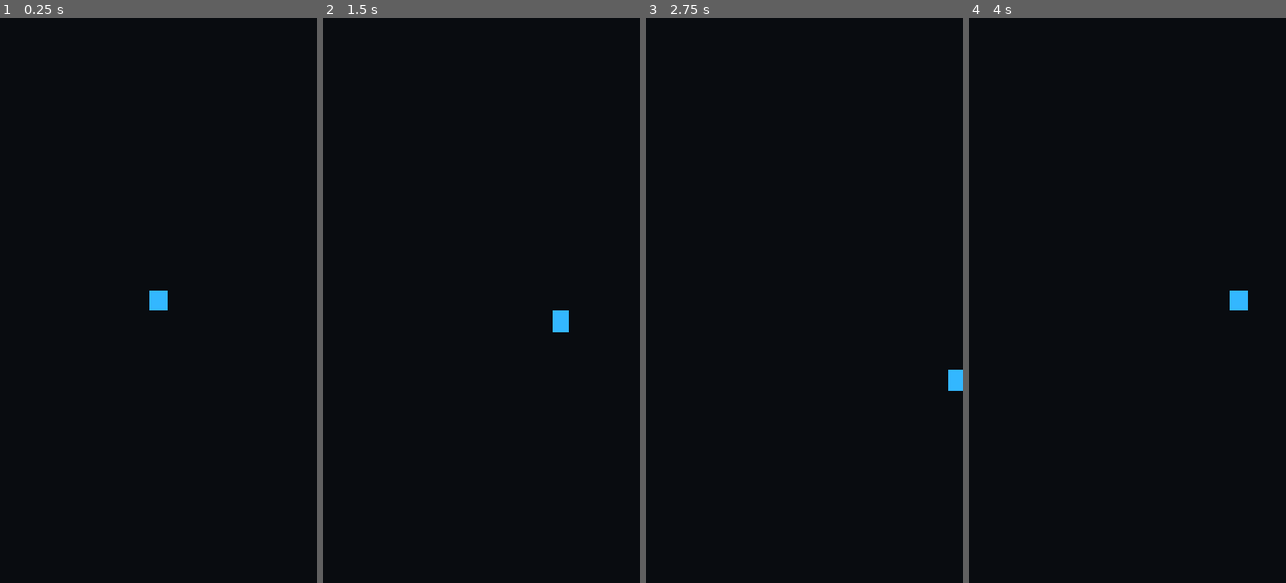
Above: before the commit, frames 1-4 (left to right).
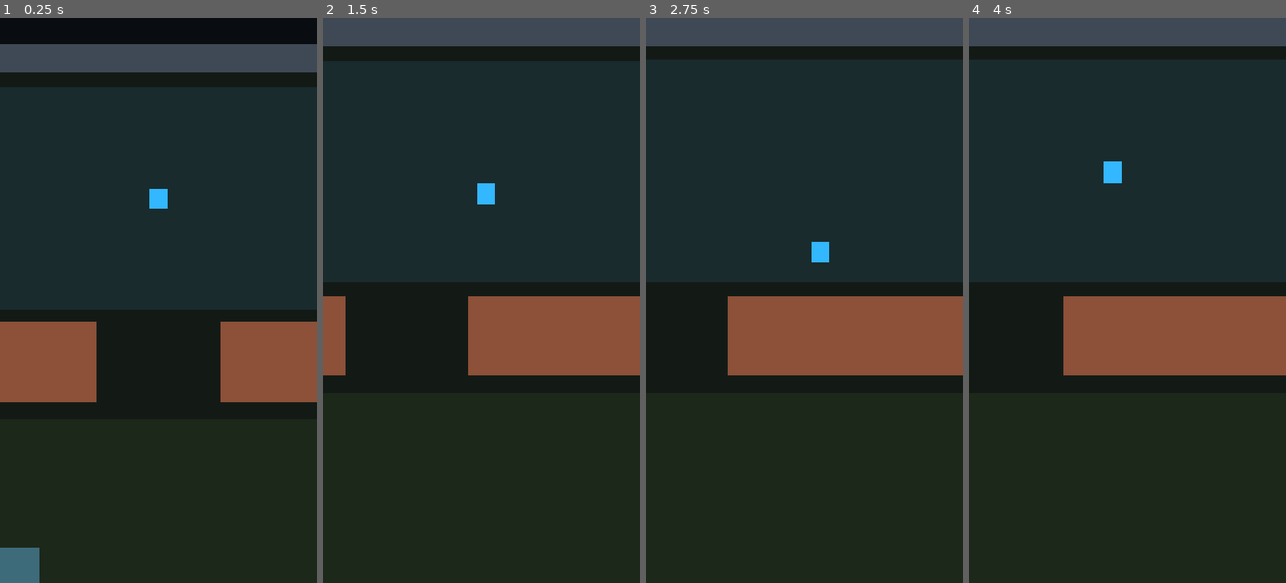
Above: after the commit, the same moments.

Repository: jaakko0/ARPG-game
Game: Godot game, scene res://scenes/main.tscn
Same seed, same stepped clock (60 frames per second), same inputs: the game is played once before the commit and once after it.
Inputs:
- Up to frame 1 (0.25 s): no input
- Up to frame 2 (1.5 s): hold D (move_right) 0.53-1.28 s; hold S (move_down) from 1.28 s (still down)
- Up to frame 3 (2.75 s): release S (move_down) at 2.03 s; hold D (move_right) from 2.03 s (still down)
- Up to frame 4 (4 s): release D (move_right) at 2.78 s; hold W (move_up) 2.78-3.53 s; hold A (move_left) from 3.53 s (still down)

The runs differ from the first frame. In frame 1, 82% of the frame differs, in the area x 0-100%, y 4-100%; in frame 2, 86%; in frame 3, 89%, in the area x 0-100%, y 0-100%; in frame 4, 88%.

Commit message:
Add test world and player camera

Diff:
--- a/project.godot
+++ b/project.godot
@@ -1,9 +1,10 @@
 ; Engine configuration file.
-; Edit this file through the Godot editor when possible.
+; It's best edited using the editor UI and not directly,
+; since the parameters that go here are not all obvious.
 ;
 ; Format:
-;   [section]
-;   parameter=value
+;   [section] ; section goes between []
+;   param=value ; assign values to parameters
 
 config_version=5
 
@@ -11,6 +12,7 @@
 
 config/name="Project Shattered World"
 run/main_scene="res://scenes/main.tscn"
+config/features=PackedStringArray("4.7")
 
 [display]
 
--- a/scenes/main.tscn
+++ b/scenes/main.tscn
@@ -1,8 +1,11 @@
-[gd_scene load_steps=2 format=3]
+[gd_scene load_steps=3 format=3]
 
-[ext_resource type="PackedScene" path="res://scenes/player.tscn" id="1_player"]
+[ext_resource type="PackedScene" path="res://scenes/test_world.tscn" id="1_test_world"]
+[ext_resource type="PackedScene" path="res://scenes/player.tscn" id="2_player"]
 
 [node name="Main" type="Node2D"]
 
-[node name="Player" parent="." instance=ExtResource("1_player")]
-position = Vector2(360, 640)
+[node name="TestWorld" parent="." instance=ExtResource("1_test_world")]
+
+[node name="Player" parent="." instance=ExtResource("2_player")]
+position = Vector2(900, 350)
--- a/scenes/player.tscn
+++ b/scenes/player.tscn
@@ -14,3 +14,13 @@
 
 [node name="CollisionShape2D" type="CollisionShape2D" parent="."]
 shape = SubResource("RectangleShape2D_player")
+
+[node name="Camera2D" type="Camera2D" parent="."]
+enabled = true
+position_smoothing_enabled = true
+position_smoothing_speed = 6.0
+limit_left = 0
+limit_top = 0
+limit_right = 1800
+limit_bottom = 3000
+limit_smoothed = true
--- /dev/null
+++ b/scenes/test_world.tscn
@@ -0,0 +1,144 @@
+[gd_scene load_steps=7 format=3]
+
+[sub_resource type="RectangleShape2D" id="RectangleShape2D_boundary_horizontal"]
+size = Vector2(1800, 64)
+
+[sub_resource type="RectangleShape2D" id="RectangleShape2D_boundary_vertical"]
+size = Vector2(64, 3000)
+
+[sub_resource type="RectangleShape2D" id="RectangleShape2D_passage_wall"]
+size = Vector2(696, 180)
+
+[sub_resource type="RectangleShape2D" id="RectangleShape2D_square_obstacle"]
+size = Vector2(220, 220)
+
+[sub_resource type="RectangleShape2D" id="RectangleShape2D_wide_obstacle"]
+size = Vector2(500, 180)
+
+[sub_resource type="RectangleShape2D" id="RectangleShape2D_tall_obstacle"]
+size = Vector2(300, 600)
+
+[node name="TestWorld" type="Node2D"]
+
+[node name="Background" type="Polygon2D" parent="."]
+z_index = -10
+polygon = PackedVector2Array(0, 0, 1800, 0, 1800, 3000, 0, 3000)
+color = Color(0.075, 0.105, 0.09, 1)
+
+[node name="NorthernArea" type="Polygon2D" parent="."]
+z_index = -9
+polygon = PackedVector2Array(96, 96, 1704, 96, 1704, 600, 96, 600)
+color = Color(0.1, 0.17, 0.18, 1)
+
+[node name="OpenArea" type="Polygon2D" parent="."]
+z_index = -9
+polygon = PackedVector2Array(96, 850, 1704, 850, 1704, 2050, 96, 2050)
+color = Color(0.11, 0.16, 0.1, 1)
+
+[node name="SouthernArea" type="Polygon2D" parent="."]
+z_index = -9
+polygon = PackedVector2Array(96, 2100, 1704, 2100, 1704, 2904, 96, 2904)
+color = Color(0.16, 0.11, 0.1, 1)
+
+[node name="WorldBoundaries" type="StaticBody2D" parent="."]
+
+[node name="TopWall" type="Polygon2D" parent="WorldBoundaries"]
+position = Vector2(900, 32)
+polygon = PackedVector2Array(-900, -32, 900, -32, 900, 32, -900, 32)
+color = Color(0.25, 0.29, 0.34, 1)
+
+[node name="TopWallCollision" type="CollisionShape2D" parent="WorldBoundaries"]
+position = Vector2(900, 32)
+shape = SubResource("RectangleShape2D_boundary_horizontal")
+
+[node name="BottomWall" type="Polygon2D" parent="WorldBoundaries"]
+position = Vector2(900, 2968)
+polygon = PackedVector2Array(-900, -32, 900, -32, 900, 32, -900, 32)
+color = Color(0.25, 0.29, 0.34, 1)
+
+[node name="BottomWallCollision" type="CollisionShape2D" parent="WorldBoundaries"]
+position = Vector2(900, 2968)
+shape = SubResource("RectangleShape2D_boundary_horizontal")
+
+[node name="LeftWall" type="Polygon2D" parent="WorldBoundaries"]
+position = Vector2(32, 1500)
+polygon = PackedVector2Array(-32, -1500, 32, -1500, 32, 1500, -32, 1500)
+color = Color(0.25, 0.29, 0.34, 1)
+
+[node name="LeftWallCollision" type="CollisionShape2D" parent="WorldBoundaries"]
+position = Vector2(32, 1500)
+shape = SubResource("RectangleShape2D_boundary_vertical")
+
+[node name="RightWall" type="Polygon2D" parent="WorldBoundaries"]
+position = Vector2(1768, 1500)
+polygon = PackedVector2Array(-32, -1500, 32, -1500, 32, 1500, -32, 1500)
+color = Color(0.25, 0.29, 0.34, 1)
+
+[node name="RightWallCollision" type="CollisionShape2D" parent="WorldBoundaries"]
+position = Vector2(1768, 1500)
+shape = SubResource("RectangleShape2D_boundary_vertical")
+
+[node name="Obstacles" type="StaticBody2D" parent="."]
+
+[node name="PassageLeft" type="Polygon2D" parent="Obstacles"]
+position = Vector2(412, 720)
+polygon = PackedVector2Array(-348, -90, 348, -90, 348, 90, -348, 90)
+color = Color(0.55, 0.32, 0.22, 1)
+
+[node name="PassageLeftCollision" type="CollisionShape2D" parent="Obstacles"]
+position = Vector2(412, 720)
+shape = SubResource("RectangleShape2D_passage_wall")
+
+[node name="PassageRight" type="Polygon2D" parent="Obstacles"]
+position = Vector2(1388, 720)
+polygon = PackedVector2Array(-348, -90, 348, -90, 348, 90, -348, 90)
+color = Color(0.55, 0.32, 0.22, 1)
+
+[node name="PassageRightCollision" type="CollisionShape2D" parent="Obstacles"]
+position = Vector2(1388, 720)
+shape = SubResource("RectangleShape2D_passage_wall")
+
+[node name="LeftPillar" type="Polygon2D" parent="Obstacles"]
+position = Vector2(520, 1250)
+polygon = PackedVector2Array(-110, -110, 110, -110, 110, 110, -110, 110)
+color = Color(0.24, 0.42, 0.48, 1)
+
+[node name="LeftPillarCollision" type="CollisionShape2D" parent="Obstacles"]
+position = Vector2(520, 1250)
+shape = SubResource("RectangleShape2D_square_obstacle")
+
+[node name="RightPillar" type="Polygon2D" parent="Obstacles"]
+position = Vector2(1280, 1400)
+polygon = PackedVector2Array(-110, -110, 110, -110, 110, 110, -110, 110)
+color = Color(0.24, 0.42, 0.48, 1)
+
+[node name="RightPillarCollision" type="CollisionShape2D" parent="Obstacles"]
+position = Vector2(1280, 1400)
+shape = SubResource("RectangleShape2D_square_obstacle")
+
+[node name="WideBlock" type="Polygon2D" parent="Obstacles"]
+position = Vector2(900, 1800)
+polygon = PackedVector2Array(-250, -90, 250, -90, 250, 90, -250, 90)
+color = Color(0.42, 0.25, 0.46, 1)
+
+[node name="WideBlockCollision" type="CollisionShape2D" parent="Obstacles"]
+position = Vector2(900, 1800)
+shape = SubResource("RectangleShape2D_wide_obstacle")
+
+[node name="TallLeftBlock" type="Polygon2D" parent="Obstacles"]
+position = Vector2(300, 2450)
+polygon = PackedVector2Array(-150, -300, 150, -300, 150, 300, -150, 300)
+color = Color(0.35, 0.39, 0.22, 1)
+
+[node name="TallLeftBlockCollision" type="CollisionShape2D" parent="Obstacles"]
+position = Vector2(300, 2450)
+shape = SubResource("RectangleShape2D_tall_obstacle")
+
+[node name="TallRightBlock" type="Polygon2D" parent="Obstacles"]
+position = Vector2(1500, 2450)
+polygon = PackedVector2Array(-150, -300, 150, -300, 150, 300, -150, 300)
+color = Color(0.35, 0.39, 0.22, 1)
+
+[node name="TallRightBlockCollision" type="CollisionShape2D" parent="Obstacles"]
+position = Vector2(1500, 2450)
+shape = SubResource("RectangleShape2D_tall_obstacle")
